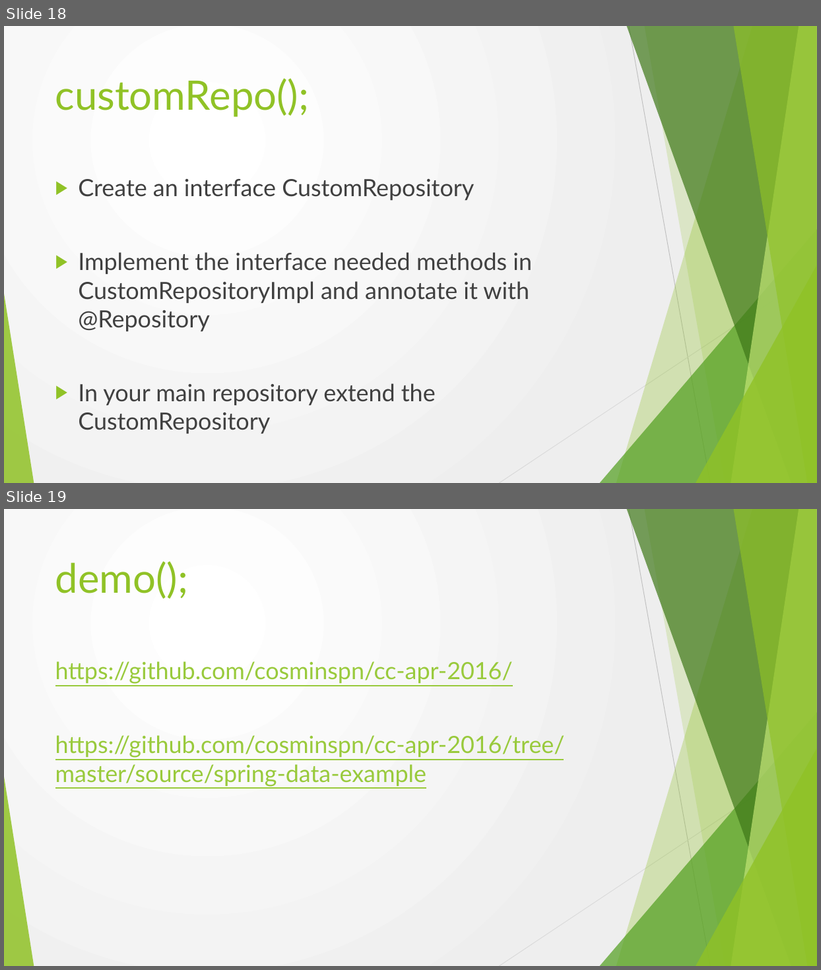
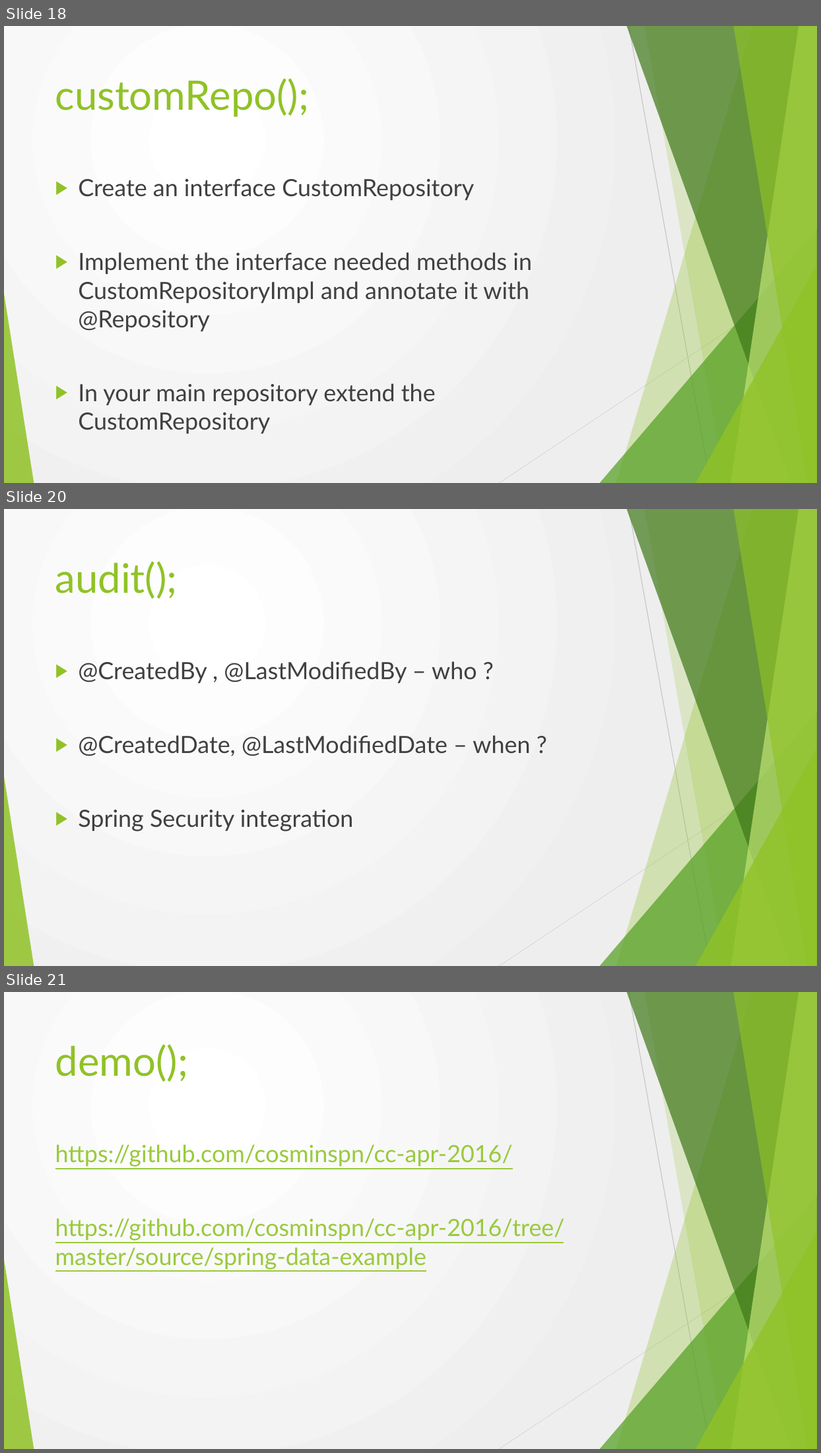
Before and after one commit to cosminspn/cc-apr-2016, a slide deck: documents/Prezentare/cc-2016-spring-data.pptx. Shown one above the other, each under a label of ours: slides 18 and 19 before the commit, slides 18, 20 and 21 after it; the slides between them are not shown. The pictures are 821x970 and 821x1453 pixels, drawn with LibreOffice and Linux fonts; fonts in the diff are those of the drawing. Boxes give left, top, right and bottom in pixels: in the first picture for what was removed or moved away, otherwise in the second. Text is boxed around its words. In the diff, an @@ line names an element or a change of style, - is before the commit and + after.

```diff
--- a/documents/Prezentare/cc-2016-spring-data.pptx
+++ b/documents/Prezentare/cc-2016-spring-data.pptx
@@ slide 20 added at (4,509,817,966), background gradient #FFFFFF to #EEEEEE; not listed: 10 template elements that a slide beside it also shows @@
@@ title added at (55,561,178,599), 48 pt, text #90C226 @@
+audit();
@@ text added at (78,661,530,832), 28 pt, text #404040 @@
+▶ @CreatedBy , @LastModifiedBy – who ?
+▶ @CreatedDate, @LastModifiedDate – when ?
+▶ Spring Security integration
@@ what was slide 19 is now slide 21 @@
```
Also in this commit, not shown: 1 slide changed, 1 other slide added.
